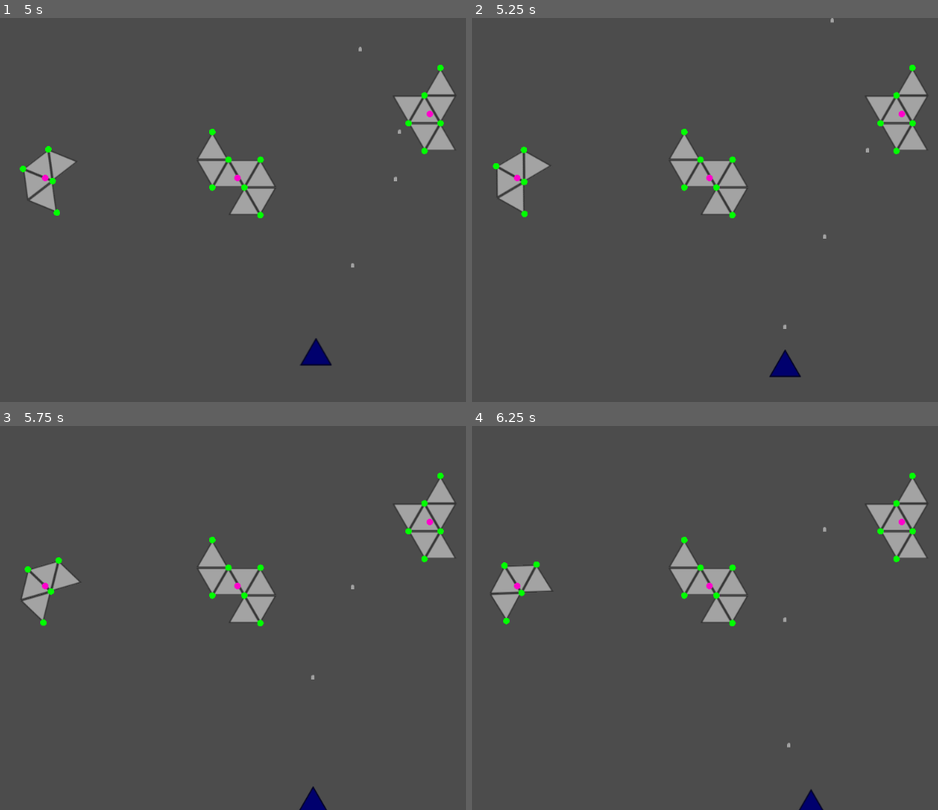
Above: before the commit, frames 1-4 (two rows, left to right).
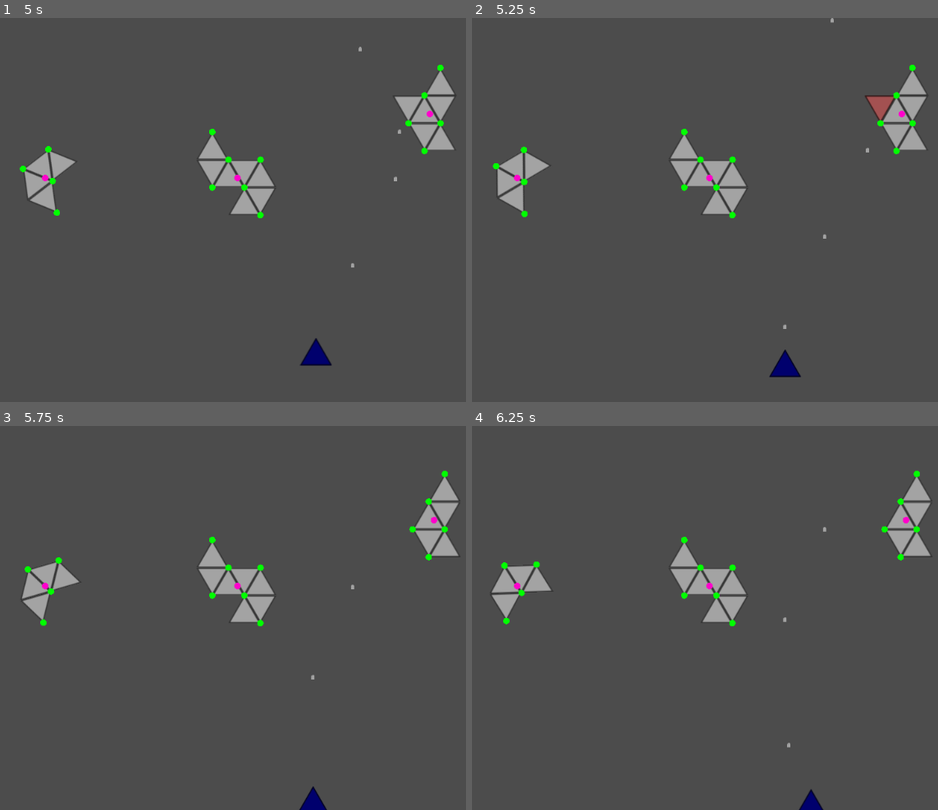
Above: after the commit, the same moments.

Repository: tristaaan/AsteroidGame
Game: Godot game, scene res://Gameplay.tscn
Two runs of this game, one before a commit and one after it. Both use one fixed random seed, a clock stepped at 60 frames per second and the inputs below.
Inputs (mouse positions are in pixels of both pictures, inside the frame that each line leads up to):
- Up to frame 1 (5 s): tap Enter (ui_accept) at 0.5, 0.77, 1.52, 3.02, 3.77, 4.52 s; move the mouse to (452, 190) at 0.52 s; hold Right (ui_right) 0.53-1.28 s; tap Space (action_shoot) every 0.75 s from 0.6 to 4.35 s; click (452, 190) at 0.67 s; move the mouse to (177, 229) at 1.27 s; hold Down (ui_down) 1.28-2.03 s; move the mouse to (372, 125) at 2.02 s; hold Right (ui_right) 2.03-2.78 s; move the mouse to (274, 286) at 2.77 s; hold Up (ui_up) 2.78-3.53 s; click (274, 286) at 2.92 s; move the mouse to (outside the picture) at 3.52 s; hold Left (ui_left) from 3.53 s (still down); move the mouse to (111, 152) at 4.27 s
- Up to frame 2 (5.25 s): move the mouse to (812, 210) at 5.02 s; release Left (ui_left) at 5.03 s; hold Down (ui_down) from 5.03 s (still down); tap Space (action_shoot) at 5.1 s; click (812, 210) at 5.17 s
- Up to frame 3 (5.75 s): keep holding Down (ui_down)
- Up to frame 4 (6.25 s): move the mouse to (681, 522) at 5.77 s; release Down (ui_down) at 5.78 s; hold Right (ui_right) from 5.78 s (still down); tap Space (action_shoot) at 5.85 s; tap Enter (ui_accept) at 6.02 s

Frame 1 is identical in both runs. In frame 2, 0.2% of the frame differs, in the area x 84-91%, y 20-27%; in frame 3, 1.0%, in the area x 84-99%, y 11-36%; in frame 4, 1.0%.

Commit message:
apply damage to correct asteroid tri!

Diff:
--- a/Asteroid.gd
+++ b/Asteroid.gd
@@ -288,5 +288,7 @@
 
 	return visited
 
-func hit_by_bullet():
-	print('hit!')
+# in the future this could take damange depending on weapon :)
+func hit_by_bullet(body_index):
+	var tri:Triangle = get_child(body_index)
+	hit_registered(tri.array_coordinate)
--- a/Bullet.gd
+++ b/Bullet.gd
@@ -15,8 +15,7 @@
 	return position.x>OS.get_screen_size().x or position.x<0.0\
 		or position.y>OS.get_screen_size().y or position.y<0.0
 
-func _on_Bullet_body_entered(body):
-	print(body)
+func _on_Bullet_body_shape_entered(body_rid, body, body_shape_index, local_shape_index):
 	if body.get_collision_layer_bit(0):
-		body.hit_by_bullet()
+		body.hit_by_bullet(body_shape_index)
 	queue_free()
--- a/Bullet.tscn
+++ b/Bullet.tscn
@@ -16,4 +16,4 @@
 [node name="Sprite" type="Sprite" parent="."]
 texture = ExtResource( 1 )
 
-[connection signal="body_entered" from="." to="." method="_on_Bullet_body_entered"]
+[connection signal="body_shape_entered" from="." to="." method="_on_Bullet_body_shape_entered"]
